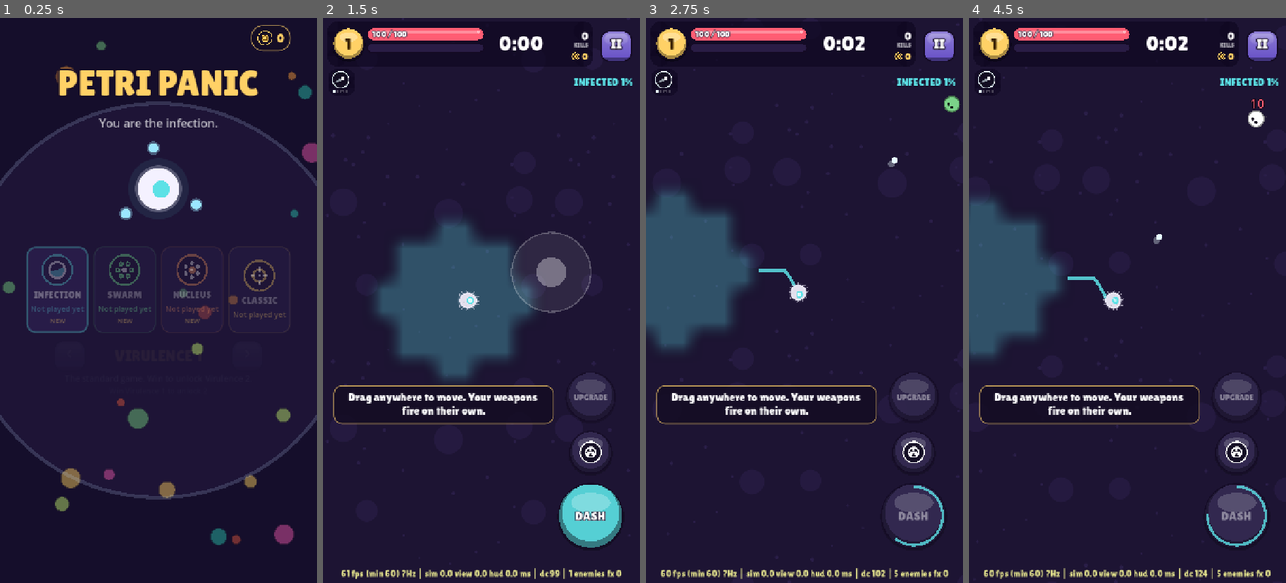
Above: before the commit, frames 1-4 (left to right).
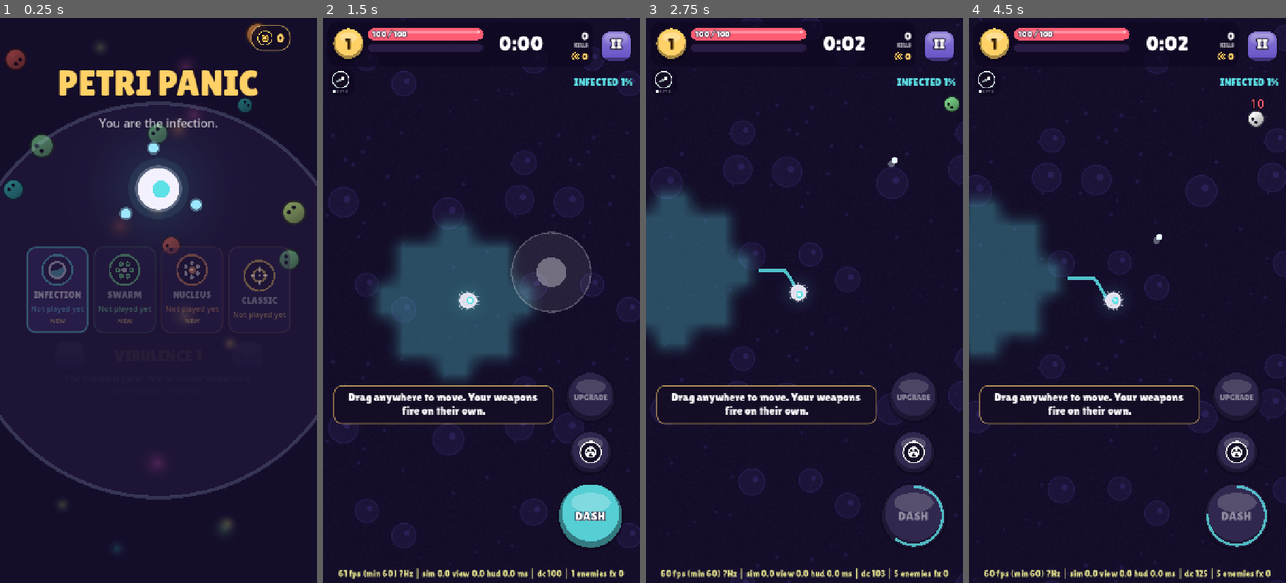
Above: after the commit, the same moments.

Repository: yousufkamran222-code/survivor-lite
Game: Godot game, scene res://scenes/main.tscn
Same seed, same stepped clock (60 frames per second), same inputs: the game is played once before the commit and once after it.
Inputs (mouse positions are in pixels of both pictures, inside the frame that each line leads up to):
- Up to frame 1 (0.25 s): no input
- Up to frame 2 (1.5 s): click "PLAY" at 0.5 s; tap Enter at 1.25 s; move the mouse to (551, 272) at 1.27 s; hold D from 1.28 s (still down); tap 1 at 1.35 s; click (551, 272) at 1.42 s
- Up to frame 3 (2.75 s): tap Space at 1.52 s; release D at 2 s; drag from (741, 328) to (788, 413) at 2.02 s
- Up to frame 4 (4.5 s): move the mouse to (1159, 176) at 2.77 s; hold D 2.78-3.5 s; tap B at 2.85 s; drag from (1127, 294) to (1032, 215) at 3.52 s; click "RESUME" at 4.25 s

The runs differ from the first frame. In frame 1, 3.4% of the frame differs, in the area x 0-100%, y 1-95%; in frame 2, 1.4%; in frame 3, 0.5%; in frame 4, 1.1%.

Commit message:
UI step 6: art pass (shaded germs, floor tile, glows, menu depth) at no fps cost
- Germ atlas (ShapeTextures.blob): baked glossy shading: a dark chunky
  outline, a body lit from the top-left with a darker underside and a
  highlight, the same light for all 16 eye directions. Same texture and
  draw count, so zero runtime cost.
- Floor tile regenerated in the new palette (tools/build_assets.py
  build_background): agar cells with a lighter rim and nucleus, dots, fine
  speckle.
- Soft glows on the floor under the player, elites and the Mother Cell
  (ShapeTextures.glow; drawn by WorldView under the sprite batches: a few
  quads per frame).
- Menu backdrop: germs at depths (far = soft out-of-focus glows, slower;
  near = shaded germs whose eyes look where they drift) and a soft spotlight
  behind the hero cell. One quad per germ (was two).
- Tried and dropped: a HUD edge vignette (~-2.6 fps in the render bench).

Render bench (xvfb, CPU-rendered, compare runs only): before 70.2 fps avg,
p95 16.67 ms, 170 draw calls; after 71.3 / 69.8 fps, p95 16.67 / 17.51 ms,
171-172 draw calls. No gameplay change.

Co-Authored-By: Claude Opus 5.5 <noreply@anthropic.com>
Claude-Session: https://claude.ai/code/session_01Gsp3VsgeeLgrpKEN1j8eze

Diff:
--- a/scripts/game/shape_textures.gd
+++ b/scripts/game/shape_textures.gd
@@ -12,8 +12,9 @@
 	return clampf((edge - d) / px + 0.5, 0.0, 1.0)
 
 
-## Enemy body atlas: `dirs` frames side by side, each a white disc with a grey
-## outline and two dark eyes, frame k looking toward angle k * TAU / dirs.
+## Enemy body atlas: `dirs` frames side by side, each a shaded white disc
+## with a dark outline and two dark eyes, frame k looking toward angle
+## k * TAU / dirs. Tinted per germ by SpriteBatch.
 static func blob(size: int = 64, dirs: int = 16) -> ImageTexture:
 	var img := Image.create(size * dirs, size, false, Image.FORMAT_RGBA8)
 	var h := size / 2.0
@@ -31,7 +32,15 @@
 				if a <= 0.0:
 					img.set_pixel(k * size + x, y, Color(0, 0, 0, 0))
 					continue
-				var c := Color(0.55, 0.55, 0.55).lerp(Color.WHITE, _aa(body, d, px))
+				# Glossy chunky shading (baked, so it costs nothing per frame):
+				# a dark outline ring, a body lit from the top-left, a soft
+				# darker underside and a bright highlight. Same light for
+				# every eye-direction frame (screen space, not rotated).
+				var lit := clampf(0.5 - 0.5 * (p.x * 0.55 + p.y * 0.85) / body, 0.0, 1.0)
+				var shade := lerpf(0.66, 1.0, lit)
+				var hl := _aa(0.2 * body, p.distance_to(Vector2(-0.34, -0.42) * body), px * 3.0)
+				shade = lerpf(shade, 1.0, hl * 0.9)
+				var c := Color(0.22, 0.2, 0.26).lerp(Color(shade, shade, shade), _aa(body, d, px))
 				for e: Vector2 in eyes:
 					c = c.lerp(Color(0.08, 0.05, 0.12), _aa(eye_r, p.distance_to(e), px))
 				c.a = a
@@ -67,6 +76,19 @@
 		for x in size:
 			var d := Vector2((x + 0.5 - h) / h, (y + 0.5 - h) / h).length()
 			img.set_pixel(x, y, Color(1, 1, 1, _aa(1.0, d, 1.0 / h)))
+	return ImageTexture.create_from_image(img)
+
+
+## Soft radial glow (alpha falls off smoothly to the edge): under elites,
+## the boss and the player, and the menu's out-of-focus germs.
+static func glow(size: int = 64) -> ImageTexture:
+	var img := Image.create(size, size, false, Image.FORMAT_RGBA8)
+	var h := size / 2.0
+	for y in size:
+		for x in size:
+			var d := Vector2((x + 0.5 - h) / h, (y + 0.5 - h) / h).length()
+			var a := clampf(1.0 - d, 0.0, 1.0)
+			img.set_pixel(x, y, Color(1, 1, 1, a * a))
 	return ImageTexture.create_from_image(img)
 
 
--- a/scripts/game/world_view.gd
+++ b/scripts/game/world_view.gd
@@ -72,6 +72,7 @@
 var shake_setting := 1.0  # Settings → Screen shake (0, 0.5, 1, 1.5)
 var _cell_tex: Texture2D
 var _disc_tex: Texture2D
+var _glow_tex: Texture2D  # soft radial glow (under elites, the boss and the player)
 var _face := 0.0  # smoothed facing angle (visual only; World's aim snaps)
 var _squash := 0.0  # current stretch along the movement direction
 var _move_ang := 0.0
@@ -122,6 +123,7 @@
 	_blob_scale = 2.0 / ShapeTextures.BLOB_BODY  # body radius -> quad width
 	_cell_tex = ShapeTextures.player_cell()
 	_disc_tex = disc
+	_glow_tex = ShapeTextures.glow(64)
 	_top = Node2D.new()
 	_top.draw.connect(_draw_top)
 	add_child(_top)
@@ -663,6 +665,23 @@
 		draw_arc(World.RIFT_CENTER, ar + 700.0, 0, TAU, 96, Color(0.04, 0.02, 0.08, 0.92), 1400.0)
 		draw_arc(World.RIFT_CENTER, ar, 0, TAU, 128, Color(rc, 0.5 + 0.2 * sin(_view_t * 3.0)), 12.0)
 		draw_arc(World.RIFT_CENTER, ar - 18.0, 0, TAU, 128, Color(rc, 0.15), 22.0)
+	_draw_glows()
+
+
+## Soft glows on the floor under the player, elites and the boss (drawn by
+## this node, so under the sprite batches). A handful of quads per frame.
+func _draw_glows() -> void:
+	if world.p_down <= 0.0:
+		var pr := world.p_radius * 3.2
+		draw_texture_rect(_glow_tex, Rect2(world.p_pos - Vector2(pr, pr), Vector2(pr, pr) * 2.0), false, Color(pal.player_nucleus, 0.22))
+	for i in world.e_pos.size():
+		if world.e_elite[i] == 1 and world.e_team[i] == 0:
+			var r := world.e_rad[i] * 2.6
+			draw_texture_rect(_glow_tex, Rect2(world.e_pos[i] - Vector2(r, r), Vector2(r, r) * 2.0), false, Color(elite_color, 0.3))
+	var bi := world.boss_index
+	if bi >= 0 and bi < world.e_pos.size():
+		var r := world.e_rad[bi] * 2.4
+		draw_texture_rect(_glow_tex, Rect2(world.e_pos[bi] - Vector2(r, r), Vector2(r, r) * 2.0), false, Color(pal.player_hurt, 0.35))
 
 
 func _draw_territory() -> void:
--- a/scripts/ui/menu_background.gd
+++ b/scripts/ui/menu_background.gd
@@ -7,6 +7,9 @@
 ## which made the menu heavier than a full fight).
 
 static var _disc: Texture2D
+static var _glow: Texture2D
+static var _blob: Texture2D  # shaded germ atlas (8 eye directions)
+const BLOB_DIRS := 8
 
 var pal: Dictionary
 var germ_colors: Array = []
@@ -24,15 +27,20 @@
 	var rng := RandomNumberGenerator.new()
 	rng.seed = 7
 	for k in 22:
+		# depth 0 = far (small, slow, out of focus) .. 1 = near (big, faster, sharp).
+		var depth := rng.randf()
 		_germs.append({
-			"p": Vector2(rng.randf(), rng.randf()), "v": Vector2(rng.randf_range(-1, 1), rng.randf_range(-1, 1)).normalized() * rng.randf_range(0.006, 0.02),
-			"r": rng.randf_range(8, 26), "c": germ_colors[k % germ_colors.size()], "phase": rng.randf() * TAU,
+			"p": Vector2(rng.randf(), rng.randf()), "v": Vector2(rng.randf_range(-1, 1), rng.randf_range(-1, 1)).normalized() * lerpf(0.004, 0.02, depth),
+			"r": lerpf(10.0, 30.0, depth), "c": germ_colors[k % germ_colors.size()], "phase": rng.randf() * TAU, "depth": depth,
 		})
+	_germs.sort_custom(func(a: Dictionary, b: Dictionary) -> bool: return a.depth < b.depth)  # far first
 
 
 func _ready() -> void:
 	if _disc == null:
 		_disc = ShapeTextures.disc(128)
+		_glow = ShapeTextures.glow(64)
+		_blob = ShapeTextures.blob(48, BLOB_DIRS)
 	mouse_filter = Control.MOUSE_FILTER_IGNORE
 	set_anchors_and_offsets_preset(Control.PRESET_FULL_RECT)
 
@@ -59,13 +67,22 @@
 	var dc := Vector2(s.x / 2.0, s.y * 0.5)
 	var dr := s.x * 0.62
 	_disc_at(dc, dr, Color(pal.background_cells, 0.55))
-	# Drifting germs (dimmed so the UI stays readable).
+	# Drifting germs at different depths (dimmed so the UI stays readable):
+	# far ones are soft out-of-focus glows, near ones shaded germs whose eyes
+	# look where they drift. One quad each.
 	for g in _germs:
 		var p := Vector2(g.p.x * s.x, g.p.y * s.y)
 		var wob := 1.0 + 0.06 * sin(_t * 2.0 + g.phase)
 		var c: Color = g.c
-		_disc_at(p, g.r * wob + 2.0, Color(c.darkened(0.5), 0.35))
-		_disc_at(p, g.r * wob, Color(c, 0.35))
+		var r: float = g.r * wob
+		if g.depth < 0.45:
+			var gr := r * 2.2
+			draw_texture_rect(_glow, Rect2(p - Vector2(gr, gr), Vector2(gr, gr) * 2.0), false, Color(c, 0.22))
+		else:
+			var dir: Vector2 = g.v
+			var frame := posmod(roundi(dir.angle() / TAU * BLOB_DIRS), BLOB_DIRS)
+			var fw := float(_blob.get_height())
+			draw_texture_rect_region(_blob, Rect2(p - Vector2(r, r), Vector2(r, r) * 2.0), Rect2(frame * fw, 0, fw, fw), Color(c, lerpf(0.35, 0.6, g.depth)))
 	if show_hero:
 		_draw_hero()
 	# Rim last: lines break the texture batch, so draw them once at the end.
@@ -81,6 +98,8 @@
 	# Hero cell with orbiting antibodies.
 	var hc := Vector2(s.x / 2.0, s.y * hero_y)
 	var hr := 46.0 * (1.0 + 0.04 * sin(_t * 2.2))
+	var sl := 230.0 * (1.0 + 0.05 * sin(_t * 1.3))  # soft spotlight behind the hero
+	draw_texture_rect(_glow, Rect2(hc - Vector2(sl, sl), Vector2(sl, sl) * 2.0), false, Color(pal.player_nucleus, 0.16))
 	_disc_at(hc, hr + 22.0, Color(pal.player_nucleus, 0.08))
 	_disc_at(hc, hr + 6.0, Color(pal.player, 0.25))
 	_disc_at(hc, hr, pal.player)
Binary file changed: assets/processed/bg_tile.png
Not shown, changed: CLAUDE.md
Not shown, changed: docs/SESSION_HANDOFF.md
